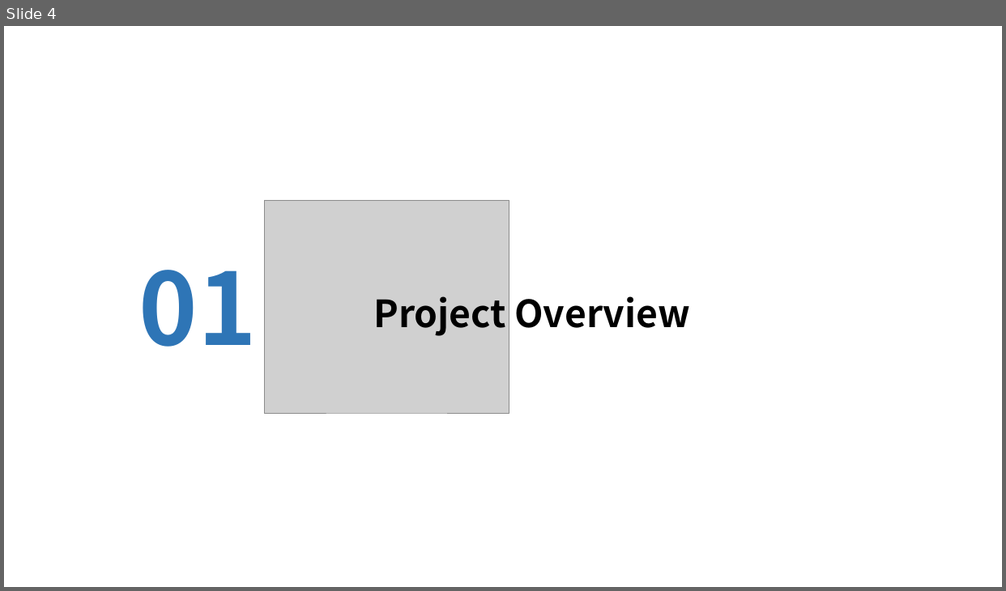
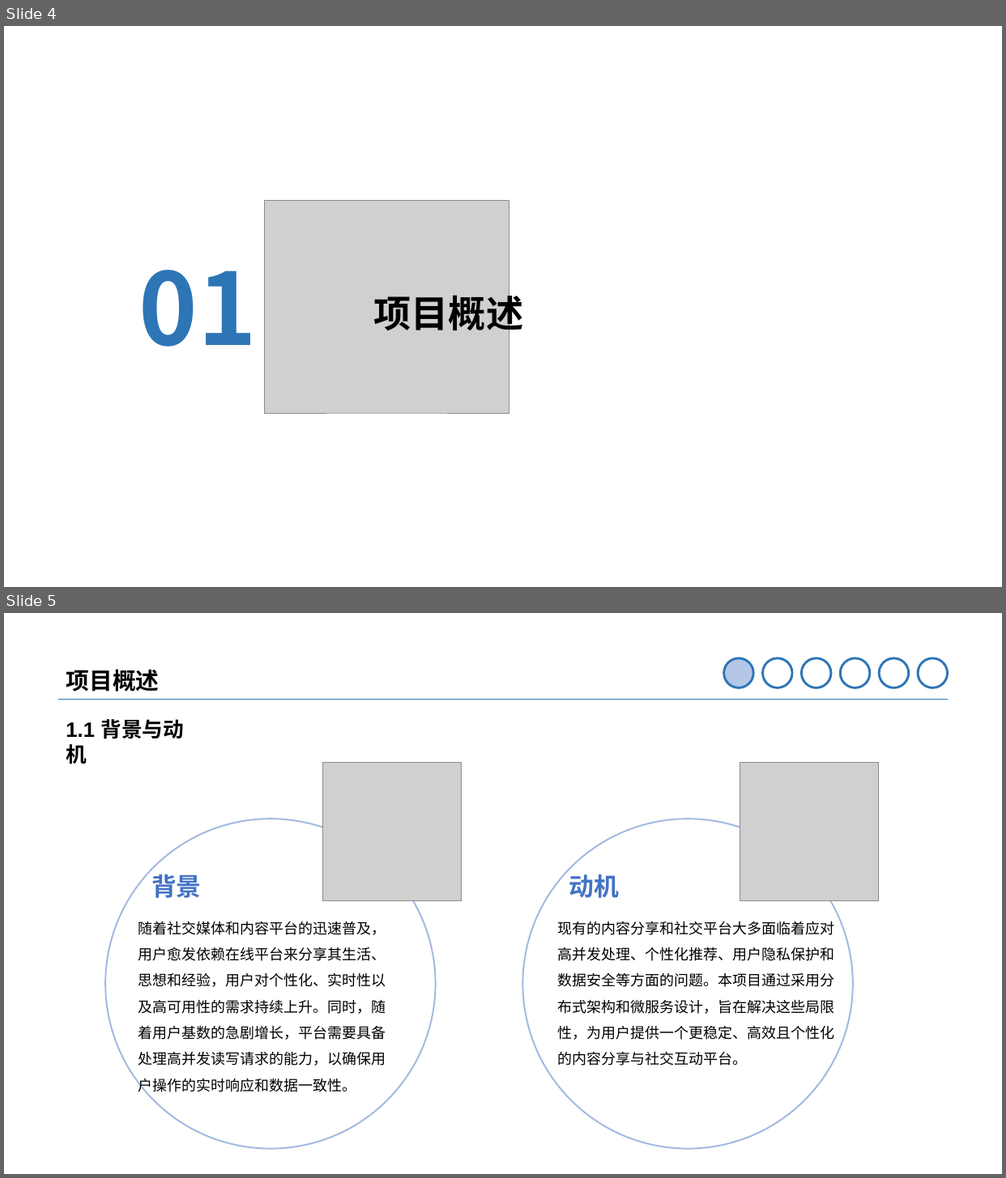
Before and after one commit to Yuen647/Momento, a slide deck: proposal-doc/12组-Momento.pptx. Shown one above the other, each under a label of ours: slide 4 before the commit, slides 4 and 5 after it. The pictures are 1006x591 and 1006x1178 pixels, drawn with LibreOffice and Linux fonts; fonts in the diff are those of the drawing; grey boxes stand for pictures; background and template pictures are left out. Boxes give left, top, right and bottom in pixels: in the first picture for what was removed or moved away, otherwise in the second. Text is boxed around its words. In the diff, an @@ line names an element or a change of style, - is before the commit and + after.

```diff
--- a/proposal-doc/12组-Momento.pptx
+++ b/proposal-doc/12组-Momento.pptx
@@ slide 5 added at (x1=4, y1=613, x2=1002, y2=1174), background #FFFFFF @@
@@ ellipse added at (x1=724, y1=658, x2=754, y2=688), fill #B4C7E7, outline #2E75B6 2.25 pt @@
@@ ellipse added at (x1=763, y1=658, x2=793, y2=688), outline #2E75B6 2.25 pt @@
@@ ellipse added at (x1=801, y1=658, x2=831, y2=688), outline #2E75B6 2.25 pt @@
@@ ellipse added at (x1=840, y1=658, x2=870, y2=688), outline #2E75B6 2.25 pt @@
@@ ellipse added at (x1=879, y1=658, x2=909, y2=688), outline #2E75B6 2.25 pt @@
@@ ellipse added at (x1=918, y1=658, x2=948, y2=688), outline #2E75B6 2.25 pt @@
@@ text added at (x1=66, y1=669, x2=160, y2=692), 22.4 pt, text #000000, bold @@
+项目概述
@@ line added from (58, 699) to (948, 699), #2E75B6 0.5 pt @@
@@ text added at (x1=66, y1=719, x2=184, y2=764), 20 pt, text #000000, bold @@
+1.1 背景与动机
@@ picture added at (x1=323, y1=763, x2=462, y2=901) @@
@@ picture added at (x1=740, y1=763, x2=879, y2=901) @@
@@ ellipse added at (x1=106, y1=819, x2=436, y2=1149), outline #4472C4 1.5 pt @@
@@ ellipse added at (x1=522, y1=819, x2=853, y2=1149), outline #4472C4 1.5 pt @@
@@ text added at (x1=151, y1=875, x2=202, y2=898), 24 pt, text #4472C4, bold @@
+背景
@@ text added at (x1=569, y1=875, x2=619, y2=898), 24 pt, text #4472C4, bold @@
+动机
@@ text added at (x1=138, y1=922, x2=386, y2=1095), 14 pt, text #000000 @@
+随着社交媒体和内容平台的迅速普及，用户愈发依赖在线平台来分享其生活、思想和经验，用户对个性化、实时性以及高可用性的需求持续上升。同时，随着用户基数的急剧增长，平台需要具备处理高并发读写请求的能力，以确保用户操作的实时响应和数据一致性。
@@ text added at (x1=557, y1=922, x2=834, y2=1066), 14 pt, text #000000 @@
+现有的内容分享和社交平台大多面临着应对高并发处理、个性化推荐、用户隐私保护和数据安全等方面的问题。本项目通过采用分布式架构和微服务设计，旨在解决这些局限性，为用户提供一个更稳定、高效且个性化的内容分享与社交互动平台。
@@ slide 4 changed as well @@
@@ text at (x1=373, y1=289, x2=523, y2=337): text changed @@
-Project Overview
+项目概述
```
Also in this commit, not shown: 7 other slides changed, 13 other slides added, 12 slides removed, 19 other files.
